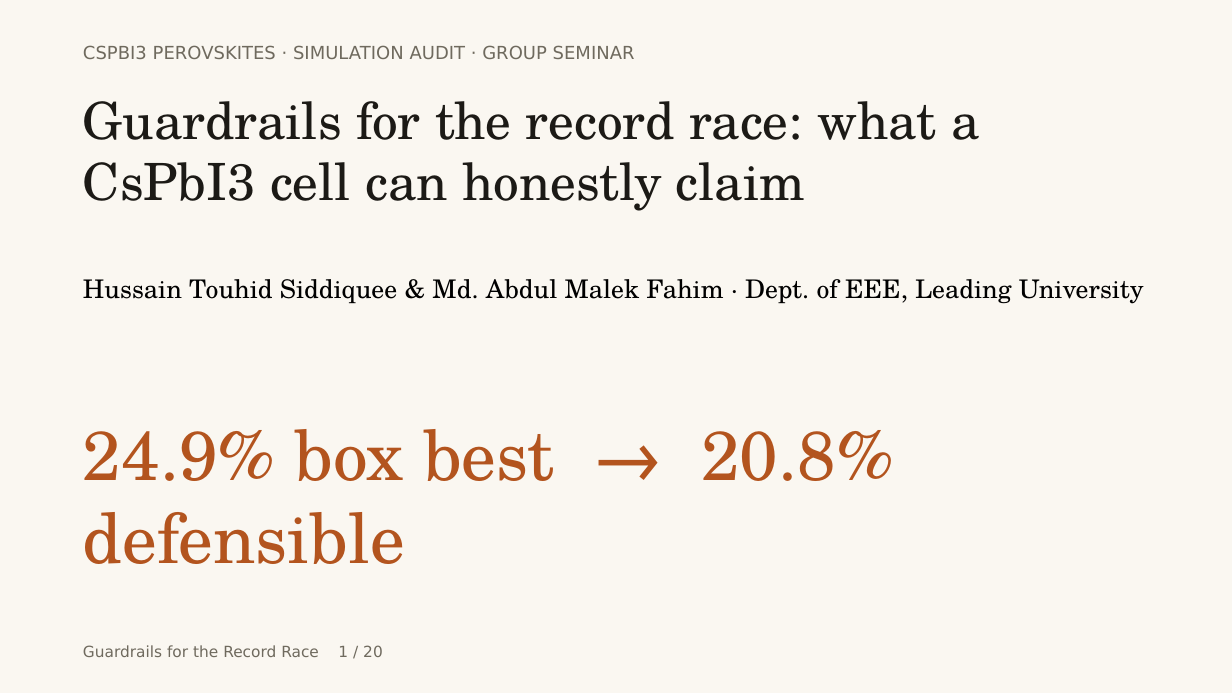
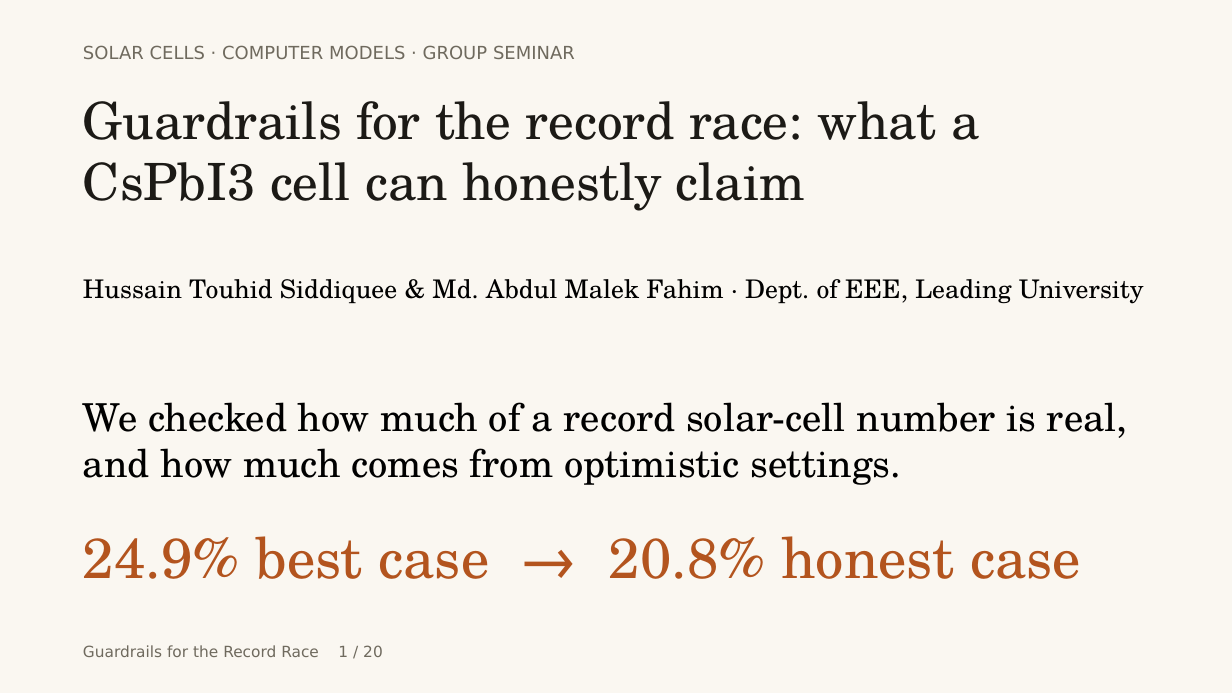
Before and after one commit to touhidsiddiqueeraj-bit/cspbi3-cbts-guardrailed, a slide deck: slide 1 of opendesign/mockups/record-race-deck/record-race-deck.pptx. Drawn at 1232x693 pixels with LibreOffice and Linux fonts; fonts in the diff are those of the drawing. Boxes give left, top, right and bottom in pixels: in the first picture for what was removed or moved away, otherwise in the second. Text is boxed around its words. In the diff, an @@ line names an element or a change of style, - is before the commit and + after.

```diff
--- a/opendesign/mockups/record-race-deck/record-race-deck.pptx
+++ b/opendesign/mockups/record-race-deck/record-race-deck.pptx
@@ text at (x1=83, y1=45, x2=575, y2=59): text changed @@
-CSPBI3 PEROVSKITES · SIMULATION AUDIT · GROUP SEMINAR
+SOLAR CELLS · COMPUTER MODELS · GROUP SEMINAR
@@ text at (x1=83, y1=402, x2=1128, y2=485): text changed; size 54 to 30 pt; text colour #B3541E to #000000 @@
-24.9% box best → 20.8% defensible
+We checked how much of a record solar-cell number is real, and how much comes from optimistic settings.
@@ text added at (x1=83, y1=536, x2=1081, y2=579), 44 pt, text #B3541E @@
+24.9% best case → 20.8% honest case
```
Also in this commit, not shown: 19 other slides changed, 2 other files.
